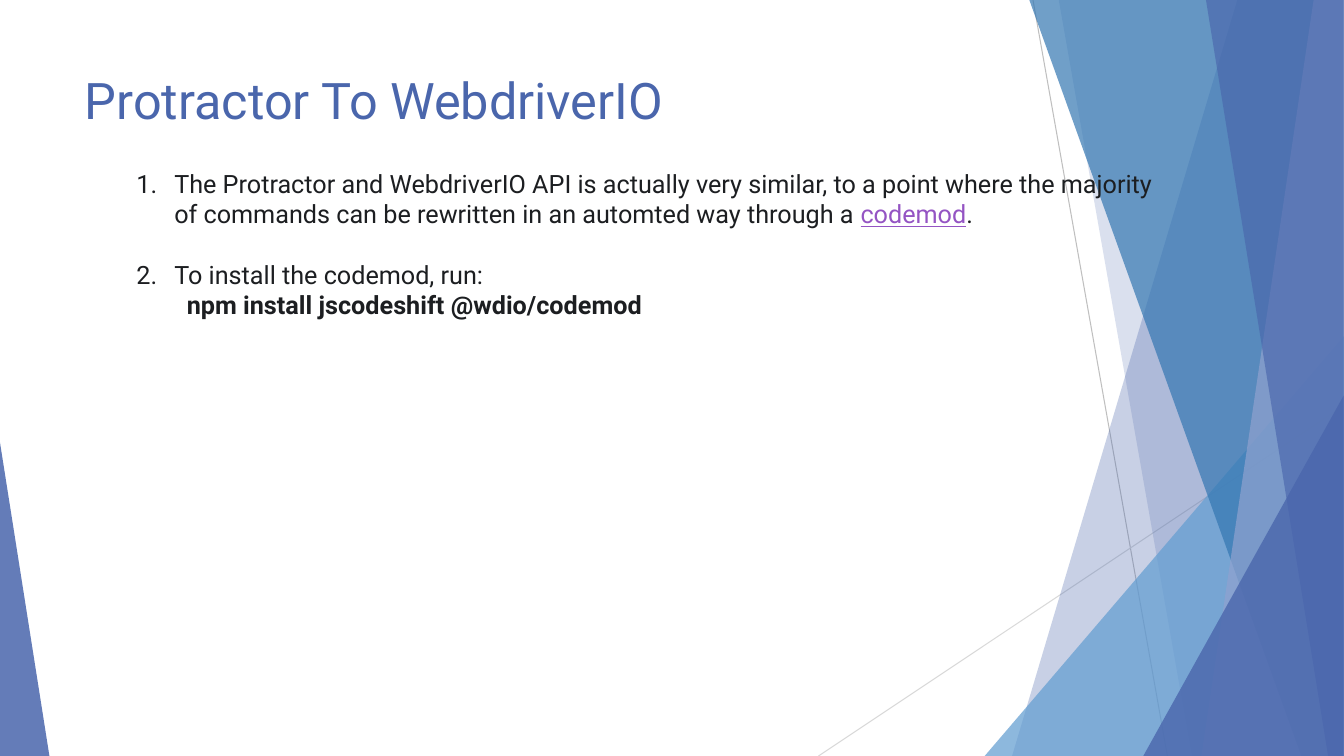
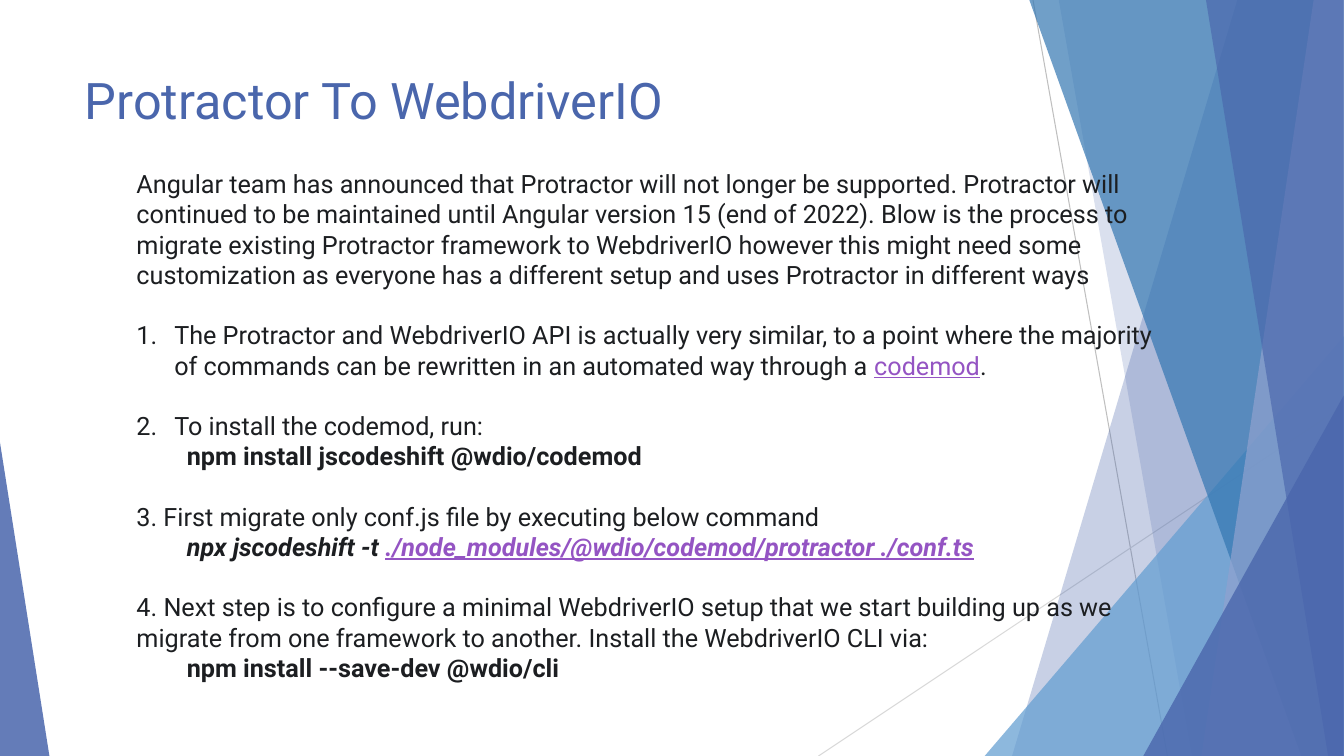
Before and after one commit to reshu-testonics/WebdriverIO, a slide deck: slide 33 of WebdriverIO.pptx (slide 31 before the commit). Drawn at 1344x756 pixels with LibreOffice and Linux fonts; fonts in the diff are those of the drawing. Boxes give left, top, right and bottom in pixels: in the first picture for what was removed or moved away, otherwise in the second. Text is boxed around its words. In the diff, an @@ line names an element or a change of style, - is before the commit and + after.

Commit message:
Updated the PPT

```diff
--- a/WebdriverIO.pptx
+++ b/WebdriverIO.pptx
@@ text at bbox=[136, 170, 1152, 381]: text changed @@
-1. The Protractor and WebdriverIO API is actually very similar, to a point where the majority of commands can be rewritten in an automted way through a codemod.
+Angular team has announced that Protractor will not longer be supported. Protractor will continued to be maintained until Angular version 15 (end of 2022). Blow is the process to migrate existing Protractor framework to WebdriverIO however this might need some customization as everyone has a different setup and uses Protractor in different ways
+1. The Protractor and WebdriverIO API is actually very similar, to a point where the majority of commands can be rewritten in an automated way through a codemod.
@@ text at bbox=[136, 507, 1111, 683]: paragraphs added @@
+3. First migrate only conf.js file by executing below command
+npx jscodeshift -t ./node_modules/@wdio/codemod/protractor ./conf.ts
+4. Next step is to configure a minimal WebdriverIO setup that we start building up as we migrate from one framework to another. Install the WebdriverIO CLI via:
+npm install --save-dev @wdio/cli
```
Also in this commit, not shown: 1 other slide changed, 3 slides added.
